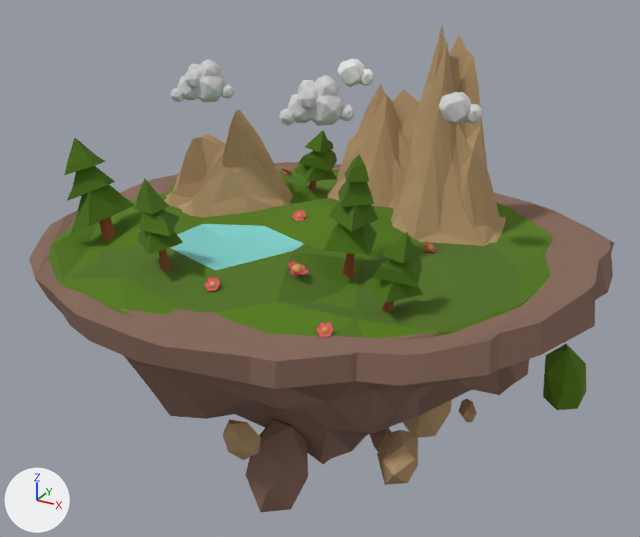
What one commit did to the glTF model src/assets/models/mountain/mountain-small.gltf.
Camera for both pictures: a camera (50 mm lens) standing at (8.96, -18.98, 10.3) and looking at (-1.44, -0.08, 0.85). Every picture has the same lights, and +X, +Y and +Z are marked at lower left. Where no turn or scale is listed for an object, it has been applied to the vertices.

Objects in the first picture: 'clloud', 'clloud.005', 'clloud.006', 'clloud.007', 'clloud.008', 'clloud.010', 'clloud.011', 'clloud.013', 'clloud.014', 'clloud.015', 'cloud-big', 'cloud-small', 'flower', 'mountain-large', 'mountain-med', 'mountain-small', 'three-big', 'three-small'.
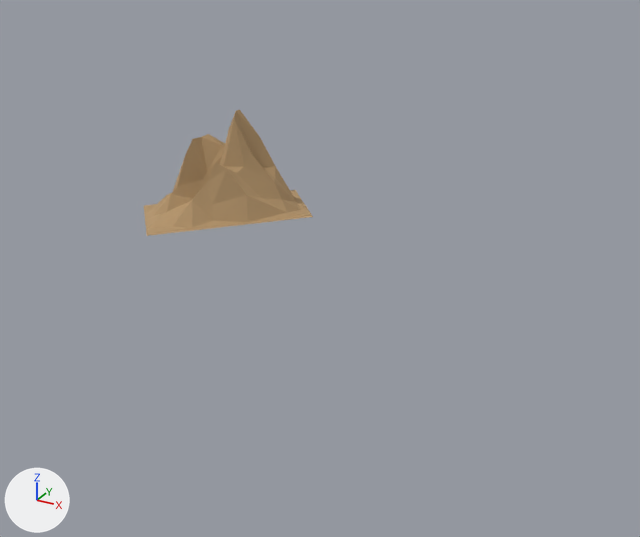
Location of each change, (x1, y1, x2, y2) in pixels of the pictures (640 x 537 px):
'clloud', deleted: before (29, 162, 614, 512)
'mountain-large', deleted (brown): before (391, 27, 506, 246)
'mountain-med', deleted (brown): before (327, 84, 420, 208)
'three-big', deleted (green): before (324, 155, 379, 279)
'clloud.006', deleted (green): before (64, 138, 135, 241)
'three-small', deleted (green): before (364, 232, 423, 312)
'clloud.008', deleted: before (279, 75, 355, 126)
'clloud.005', deleted (green): before (134, 179, 183, 271)
'cloud-big', deleted: before (171, 59, 234, 102)
'clloud.014', deleted (green): before (293, 130, 337, 190)
'clloud.007', deleted: before (439, 92, 483, 125)
'cloud-small', deleted: before (337, 59, 375, 87)
'clloud.010', deleted: before (287, 261, 309, 277)
'clloud.011', deleted: before (316, 322, 334, 337)
'flower', deleted: before (204, 277, 220, 291)
'clloud.013', deleted: before (292, 210, 306, 221)
'clloud.015', deleted: before (425, 241, 436, 252)

Diff of the bpy script that builds the scene:
```diff
--- a/src/assets/models/mountain/mountain-small.gltf.py
+++ b/src/assets/models/mountain/mountain-small.gltf.py
@@ ob_clloud @@
-ob_clloud = bpy.data.objects.new('clloud', me_clloud)
-ob_clloud.location = (-0.47, 0.86, 1.97)
@@ ob_clloud_005 @@
-ob_clloud_005 = bpy.data.objects.new('clloud.005', me_clloud_005)
-ob_clloud_005.location = (0.08, -4.73, 2.33)
@@ ob_clloud_006 @@
-ob_clloud_006 = bpy.data.objects.new('clloud.006', me_clloud_006)
-ob_clloud_006.location = (-1.62, -2.01, 1.78)
@@ ob_clloud_007 @@
-ob_clloud_007 = bpy.data.objects.new('clloud.007', me_clloud_007)
-ob_clloud_007.location = (3.5, 3.31, 2.25)
@@ ob_clloud_008 @@
-ob_clloud_008 = bpy.data.objects.new('clloud.008', me_clloud_008)
-ob_clloud_008.location = (3.88, 3.16, 2.3)
@@ ob_clloud_010 @@
-ob_clloud_010 = bpy.data.objects.new('clloud.010', me_clloud_010)
-ob_clloud_010.location = (-0.44, -5.04, 0.41)
@@ ob_clloud_011 @@
-ob_clloud_011 = bpy.data.objects.new('clloud.011', me_clloud_012)
-ob_clloud_011.location = (1.26, -4.73, 1.72)
@@ ob_clloud_013 @@
-ob_clloud_013 = bpy.data.objects.new('clloud.013', me_clloud_014)
-ob_clloud_013.location = (-2.02, -0.11, 2.14)
@@ ob_clloud_014 @@
-ob_clloud_014 = bpy.data.objects.new('clloud.014', me_clloud_015)
-ob_clloud_014.location = (-4.36, 0.04, 2.21)
@@ ob_clloud_015 @@
-ob_clloud_015 = bpy.data.objects.new('clloud.015', me_clloud_016)
-ob_clloud_015.location = (1.66, -0.11, 1.99)
@@ ob_cloud_big @@
-ob_cloud_big = bpy.data.objects.new('cloud-big', me_cloud_big_mesh)
-ob_cloud_big.location = (-0.47, 4.93, 1.97)
@@ ob_cloud_small @@
-ob_cloud_small = bpy.data.objects.new('cloud-small', me_cloud_small_mesh)
-ob_cloud_small.location = (-0.47, 5.84, 2.24)
@@ ob_flower @@
-ob_flower = bpy.data.objects.new('flower', me_flower_mesh)
-ob_flower.location = (-1.81, -4.34, 1.91)
@@ ob_mountain_large @@
-ob_mountain_large = bpy.data.objects.new('mountain-large', me_mountain_large_mesh)
-ob_mountain_large.location = (-0.47, 0.86, 1.97)
@@ ob_mountain_med @@
-ob_mountain_med = bpy.data.objects.new('mountain-med', me_mountain_med_mesh)
-ob_mountain_med.location = (-0.47, 0.86, 1.97)
@@ ob_three_big @@
-ob_three_big = bpy.data.objects.new('three-big', me_three_big_mesh)
-ob_three_big.location = (0.53, -4.81, 2.0)
@@ ob_three_small @@
-ob_three_small = bpy.data.objects.new('three-small', me_three_small_mesh)
-ob_three_small.location = (0.7, -5.66, 2.05)
```
